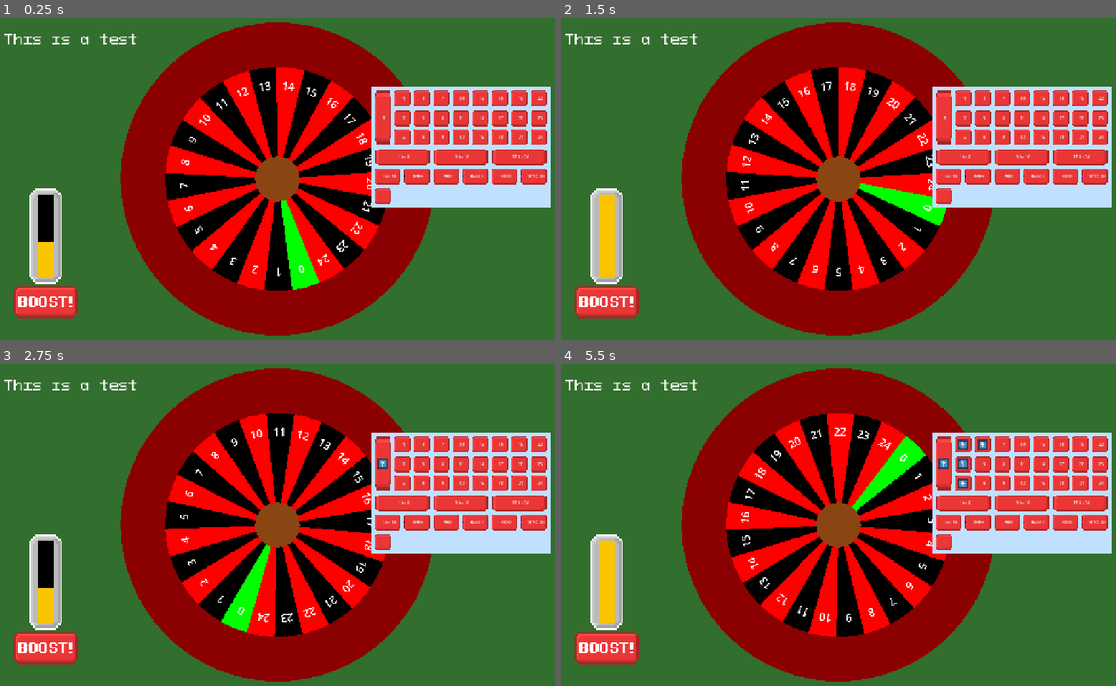
Above: before the commit, frames 1-4 (two rows, left to right).
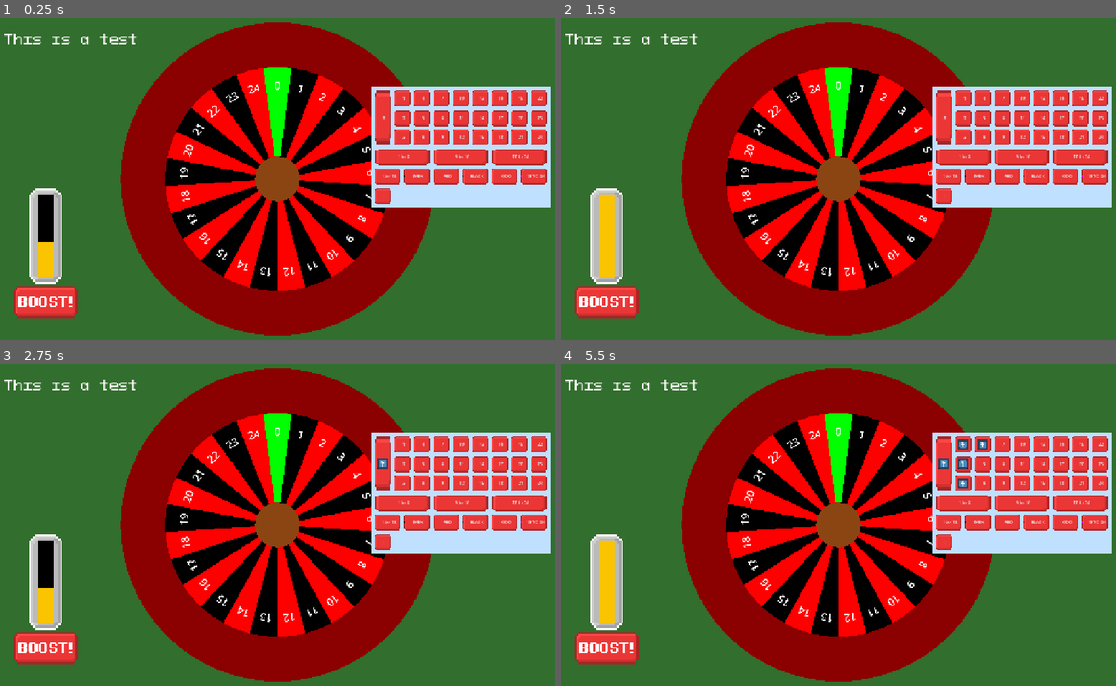
Above: after the commit, the same moments.

Repository: DuneRanger/Very-Serious-GameJam-2026
Game: Godot game, scene res://scenes/game/game_scene/game_scene.tscn
The game is run twice, just before and just after one commit, with the same random seed, the same clock (stepped at 60 frames per second) and the same inputs. The engine's default icon, where the game draws it, is replaced by a stand-in: a white triangle on a blue panel in a dark square.
Inputs:
- Up to frame 1 (0.25 s): no input
- Up to frame 2 (1.5 s): click "+" at 0.5 s; click "-" at 1.25 s
- Up to frame 3 (2.75 s): click "0" at 2 s
- Up to frame 4 (5.5 s): click "1" at 2.75 s; click "2" at 3.5 s; click "3" at 4.25 s; click "4" at 5 s

The runs differ from the first frame. In frame 1, 12% of the frame differs, in the area x 21-78%, y 1-99%; in frame 2, 12%; in frame 3, 12%; in frame 4, 18%, in the area x 21-77%, y 1-99%.

Commit message:
Added simple keyboard controls to the roullete spin

Diff:
--- a/project.godot
+++ b/project.godot
@@ -30,6 +30,19 @@
 
 fonts/name="Very serious "
 
+[input]
+
+rotate_roullete={
+"deadzone": 0.2,
+"events": [Object(InputEventKey,"resource_local_to_scene":false,"resource_name":"","device":-1,"window_id":0,"alt_pressed":false,"shift_pressed":false,"ctrl_pressed":false,"meta_pressed":false,"pressed":false,"keycode":0,"physical_keycode":82,"key_label":0,"unicode":114,"location":0,"echo":false,"script":null)
+]
+}
+stop_roullete={
+"deadzone": 0.2,
+"events": [Object(InputEventKey,"resource_local_to_scene":false,"resource_name":"","device":-1,"window_id":0,"alt_pressed":false,"shift_pressed":false,"ctrl_pressed":false,"meta_pressed":false,"pressed":false,"keycode":0,"physical_keycode":83,"key_label":0,"unicode":115,"location":0,"echo":false,"script":null)
+]
+}
+
 [physics]
 
 3d/physics_engine="Jolt Physics"
--- a/scenes/game/game_scene/game_scene.gd
+++ b/scenes/game/game_scene/game_scene.gd
@@ -3,3 +3,9 @@
 func _ready() -> void:
 	$GameManager.money = 10
 	$Table/BettingSystem.game_manager = $GameManager
+
+func _process(delta: float) -> void:
+	if Input.is_action_just_pressed("rotate_roullete"):
+		$Table/Roulette.spin_roulette()
+	elif Input.is_action_just_pressed("stop_roullete"):
+		$Table/Roulette.stop_roulette()
--- a/scenes/game/game_scene/roulette/roulette.gd
+++ b/scenes/game/game_scene/roulette/roulette.gd
@@ -36,7 +36,7 @@
 		var curCol = Color.RED
 		if i % 2 == 0: curCol = Color.BLACK
 		cells.append(RouletteCell.new(i + 1, curCol))
-	spin_roulette()
+	#spin_roulette()
 
 func draw_circle_arc_poly(center, radius, angle_from, angle_to, color):
 	var nb_points = 32  + floor(100 * abs(angle_from - angle_to))
@@ -85,7 +85,10 @@
 	rotation_speed = max(0, min(rotation_speed - 0.01 * _delta, rotation_speed * 0.995))
 
 func spin_roulette():
-	rotation_speed = 0.2
+	rotation_speed = max(0.2, rotation_speed)
+
+func stop_roulette():
+	rotation_speed = 0
 
 func _process(_delta):
 	decay_rotation(_delta)
